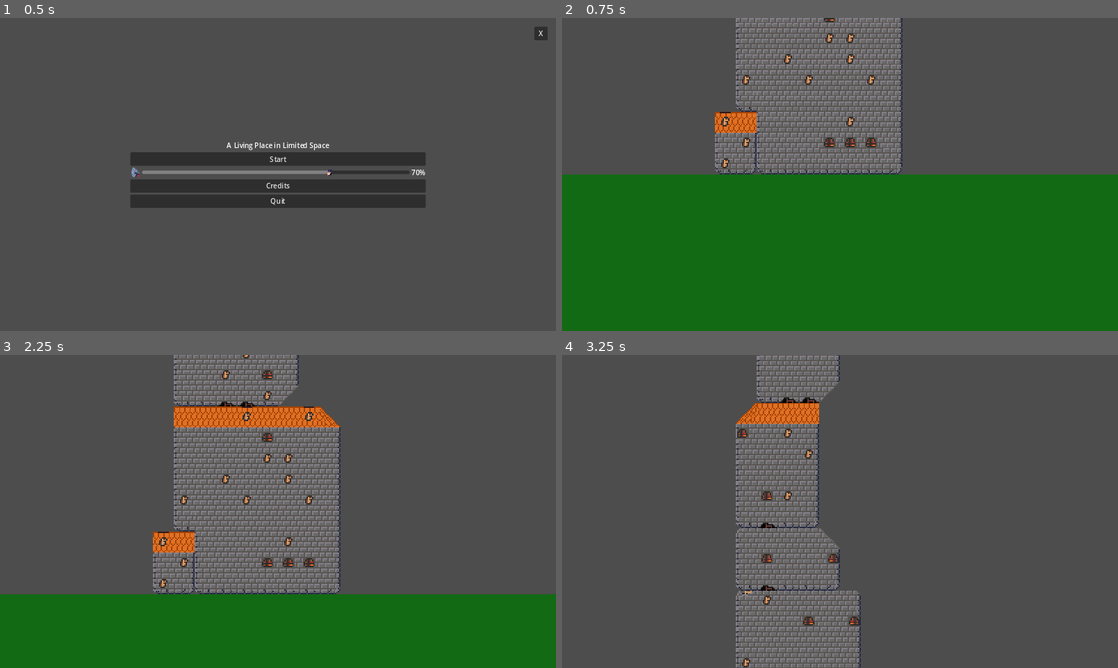
Above: before the commit, frames 1-4 (two rows, left to right).
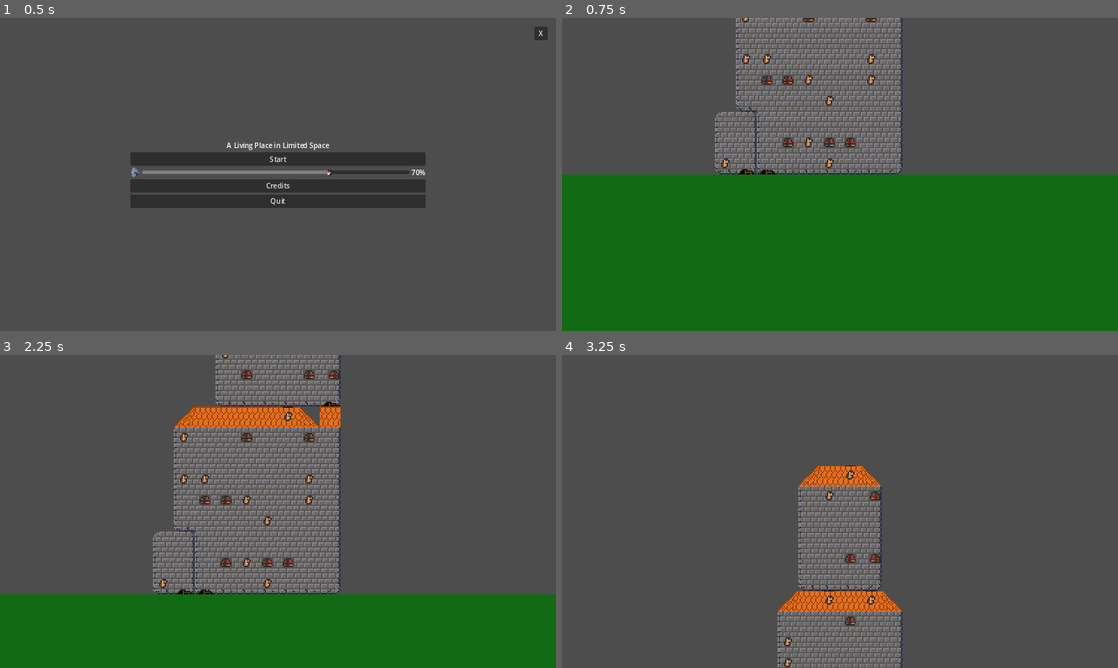
Above: after the commit, the same moments.

Repository: panorb/ludum-dare-54
Game: Godot game, scene res://world.tscn
Two runs of this game, one before a commit and one after it. Both use one fixed random seed, a clock stepped at 60 frames per second and the inputs below.
Inputs (mouse positions are in pixels of both pictures, inside the frame that each line leads up to):
- Up to frame 1 (0.5 s): no input
- Up to frame 2 (0.75 s): click "Start" at 0.5 s
- Up to frame 3 (2.25 s): tap Enter at 1.25 s; move the mouse to (400, 495) at 1.27 s; hold S (camera_down) 1.28-2 s; click (400, 495) at 1.42 s; tap Space at 1.52, 2 s; drag from (166, 527) to (250, 574) at 2.02 s
- Up to frame 4 (3.25 s): move the mouse to (895, 442) at 2.77 s; tap Mouse wheel down (camera_wheel_down) at 2.85 s; click (895, 442) at 2.92 s

Frame 1 is identical in both runs. In frame 2, 1.3% of the frame differs, in the area x 27-58%, y 0-50%; in frame 3, 4.1%; in frame 4, 13%, in the area x 31-62%, y 0-100%.

Commit message:
Add roofs

Diff:
--- a/godot/building/building.gd
+++ b/godot/building/building.gd
@@ -11,12 +11,13 @@
 @export var adjusted_expanding_distribution = [0.05, 0.22, 0.28, 0.98, 1]
 @export var no_tshape_probability = 0.2
 
+@export var roof_probability = 0.7
 @export var border_window_probability = 0.4
 @export var hole_probability = 0.1
 @export var trap_door_probability = 0.25
 
 @export var window_probability = 0.4
-@export var roof_probability = 0.7
+
 
 
 var grid = []
@@ -64,28 +65,28 @@
 			if is_left_border:
 				for i in shrink_size:
 					for j in shrink_size - i:
-						grid[i][j].unset_brick()
+						grid[i][max(-offset,0)+j].unset_brick()
 						if i+j == shrink_size - 1:
-							grid[i][j].set_slope(1)
-			else:
+							grid[i][max(-offset,0)+j].set_slope(1)
+			if is_right_border:
 				for i in shrink_size:
 					for j in shrink_size - i:
-						grid[i][max_width-1-j].unset_brick()
+						grid[i][min(-offset+upper_width, max_width)-1-j].unset_brick()
 						if i+j == shrink_size - 1:
-							grid[i][max_width-1-j].set_slope(2)
+							grid[i][min(-offset+upper_width, max_width)-1-j].set_slope(2)
 		if shrink_size < 0:
 			if is_left_border:
 				for i in -shrink_size:
 					for j in -shrink_size - i:
-						grid[floor_height*floor_number-1-i][j].unset_brick()
+						grid[floor_height*floor_number-1-i][max(offset,0)+j].unset_brick()
 						if i+j == -shrink_size - 1:
-							grid[floor_height*floor_number-1-i][j].set_slope(3)
-			else:
+							grid[floor_height*floor_number-1-i][max(offset,0)+j].set_slope(3)
+			if is_right_border:
 				for i in -shrink_size:
 					for j in -shrink_size - i:
-						grid[floor_height*floor_number-1-i][max_width-1-j].unset_brick()
+						grid[floor_height*floor_number-1-i][min(-offset+upper_width, max_width)-1-j].unset_brick()
 						if i+j == -shrink_size - 1:
-							grid[floor_height*floor_number-1-i][max_width-1-j].set_slope(4)
+							grid[floor_height*floor_number-1-i][min(-offset+upper_width, max_width)-1-j].set_slope(4)
 
 	update_edges()
 
@@ -111,6 +112,9 @@
 	is_right_border = false
 	if randf() >= border_probability:
 		return
+	if randf() < roof_probability:
+		is_left_border = true
+		is_right_border = true
 	if randf() < border_skew_probability:
 		is_left_border = true
 	else:
@@ -125,9 +129,9 @@
 	return floor_width
 
 func randomize_offset(lower_width, upper_width) -> int:
-	if is_left_border:
+	if is_left_border and not is_right_border:
 		return 0
-	if is_right_border:
+	if is_right_border and not is_left_border:
 		return upper_width-lower_width
 	if randf() < no_tshape_probability:
 		if randf() < 0.5:
@@ -139,6 +143,9 @@
 	return randi_range(min_offset, max_offset)
 
 func randomize_shrink_size(lower_width, upper_width) -> int:
+	if is_left_border and is_right_border:
+		return 1
+
 	var random := randf()
 	var adjusted_shrink_size: int = 0
 	while adjusted_expanding_distribution[adjusted_shrink_size] < random:
@@ -171,7 +178,7 @@
 			grid[i].append(tile_instance)
 
 func generate_decorations() -> void:
-	if randf() < roof_probability:
+	if is_left_border and is_right_border:
 		for j in size.x:
 			if not grid[0][j].is_empty or grid[0][j].slope:
 				grid[0][j].set_decoration(3)
@@ -227,7 +234,7 @@
 	for j in size.x:
 		if grid[size.y-1][j].is_decorated or grid[size.y-1][j].is_empty:
 			continue
-		if j > 0 and grid[0][j-1].is_trap_door:
+		if j > 0 and grid[size.y-1][j-1].is_trap_door:
 			continue
 		if randf() < trap_door_probability:
 			grid[size.y-1][j].set_trap_door()
